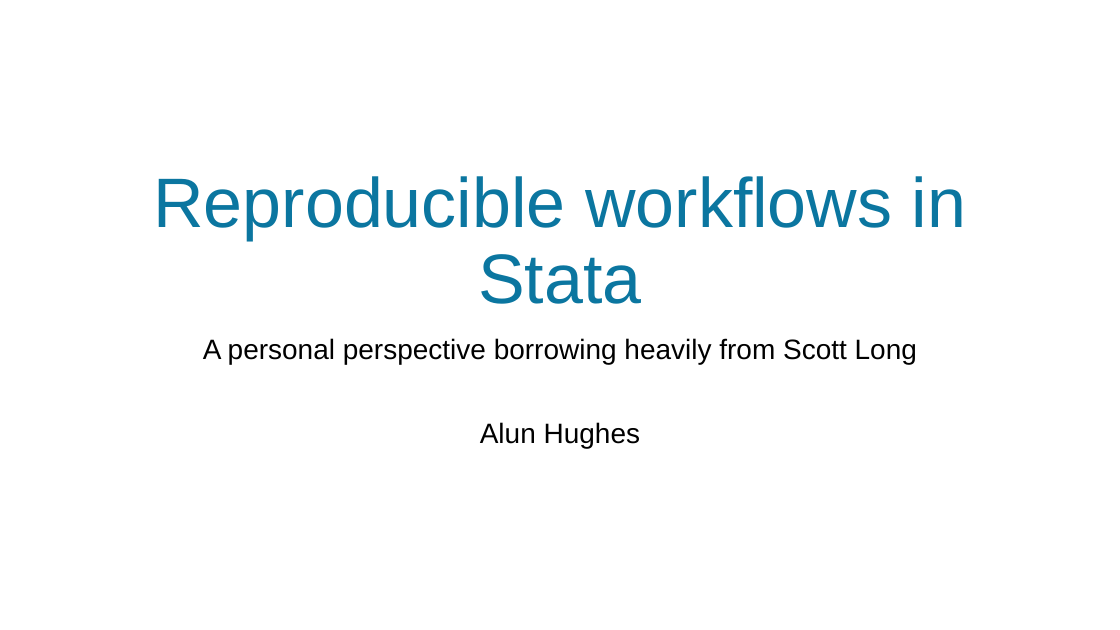
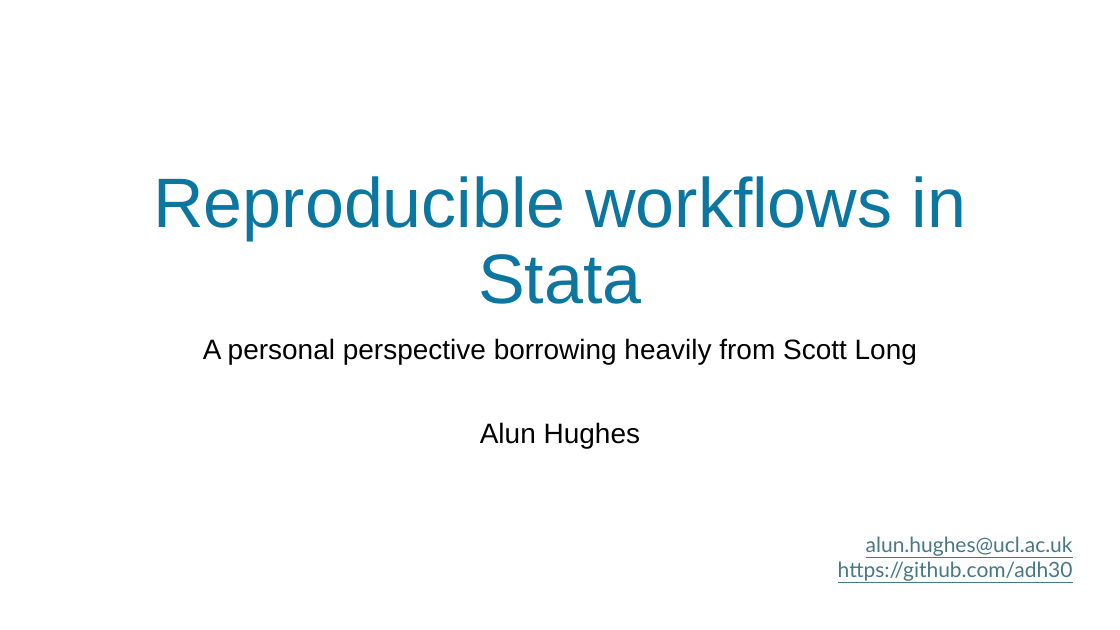
Before and after one commit to adh30/HDRUK_2024, a slide deck: slide 1 of Reproducible_workflows_in_Stata_1.pptx. Drawn at 1120x630 pixels with LibreOffice and Linux fonts; fonts in the diff are those of the drawing. Boxes give left, top, right and bottom in pixels: in the first picture for what was removed or moved away, otherwise in the second. Text is boxed around its words. In the diff, an @@ line names an element or a change of style, - is before the commit and + after.

```diff
--- a/Reproducible_workflows_in_Stata_1.pptx
+++ b/Reproducible_workflows_in_Stata_1.pptx
@@ text added at bbox=[838, 536, 1073, 581], 18 pt, text #467886, underline @@
+alun.hughes@ucl.ac.uk
+https://github.com/adh30
```
Also in this commit, not shown: 3 other slides changed, 1 slide removed.
